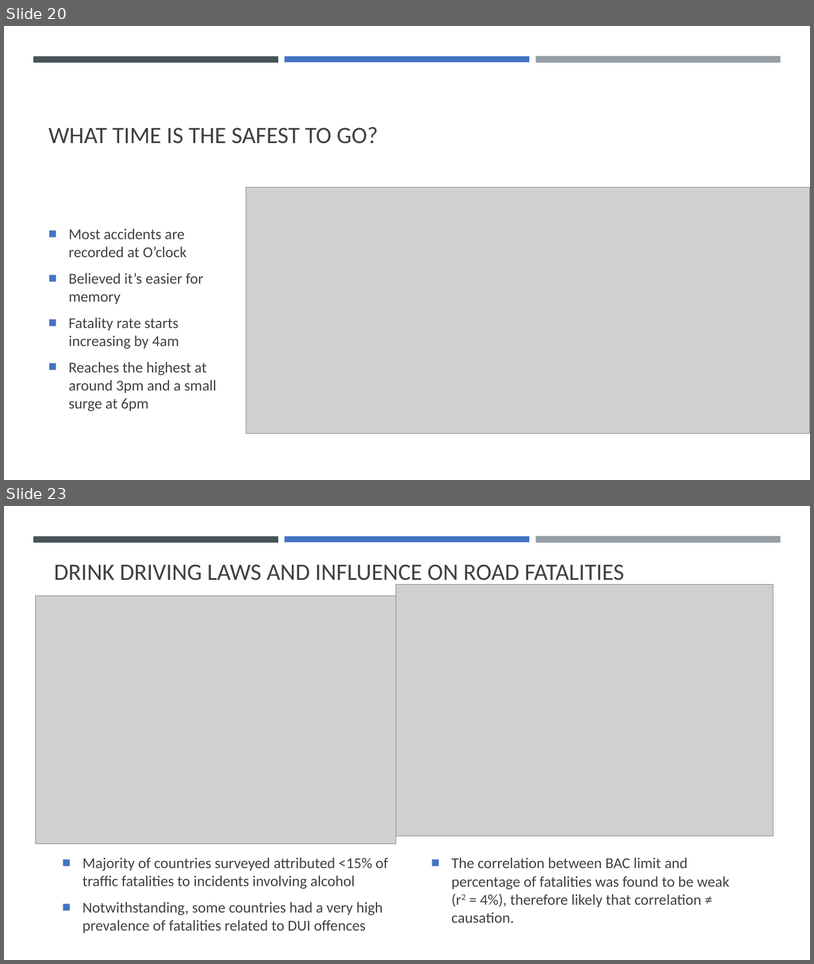
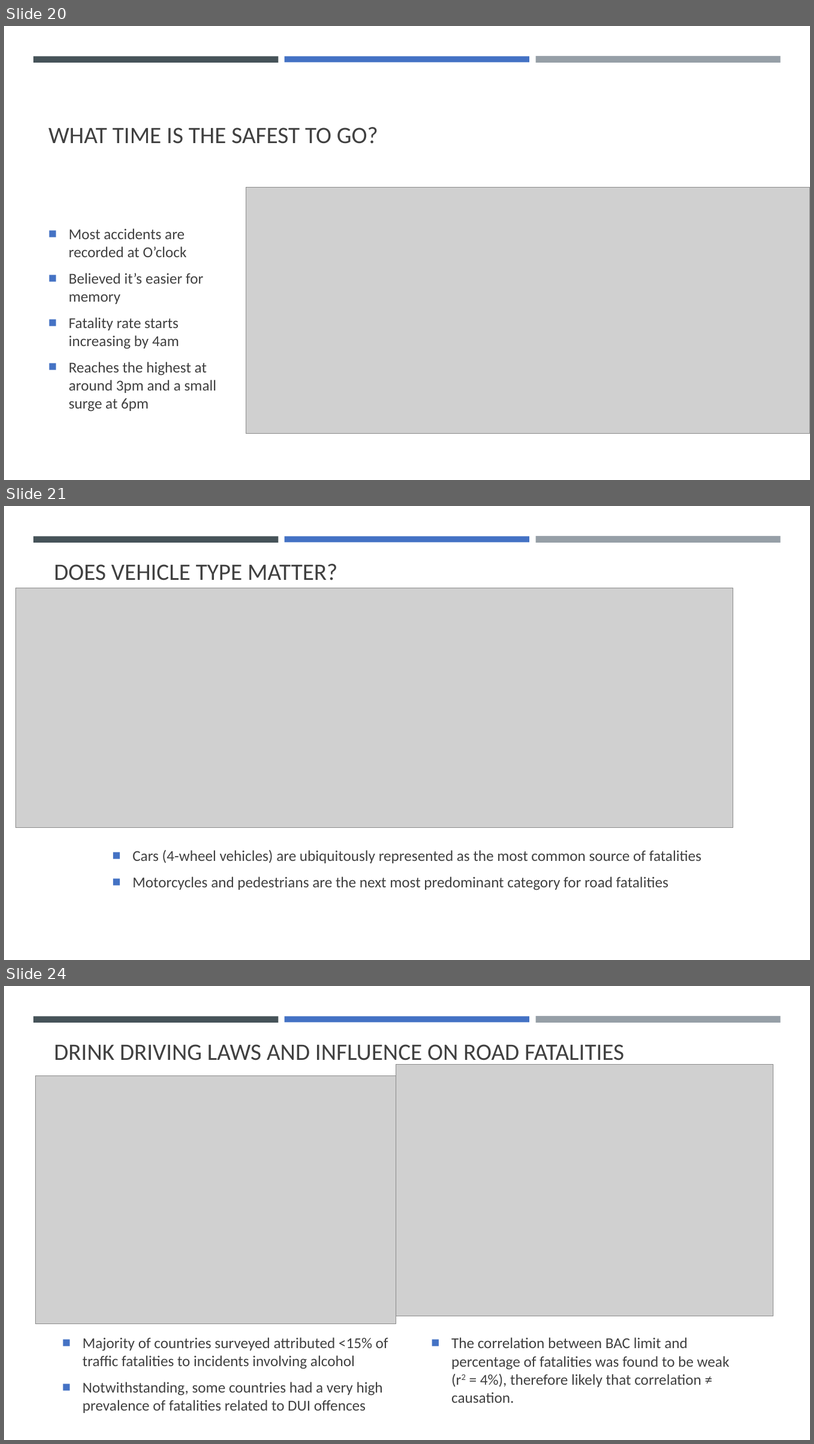
Before and after one commit to cyrusauyeungc/Project_01, a slide deck: output_data/Presentation.pptx. Shown one above the other, each under a label of ours: slides 20 and 23 before the commit, slides 20, 21 and 24 after it; the slides between them are not shown. The pictures are 814x964 and 814x1444 pixels, drawn with LibreOffice and Linux fonts; fonts in the diff are those of the drawing; grey boxes stand for pictures. Boxes give left, top, right and bottom in pixels: in the first picture for what was removed or moved away, otherwise in the second. Text is boxed around its words. In the diff, an @@ line names an element or a change of style, - is before the commit and + after.

```diff
--- a/output_data/Presentation.pptx
+++ b/output_data/Presentation.pptx
@@ slide 21 added at (x1=4, y1=506, x2=810, y2=960), background #FFFFFF; not listed: 3 template elements that a slide beside it also shows @@
@@ title added at (x1=54, y1=564, x2=338, y2=580), 28 pt, text #404040 @@
+DOES VEHICLE TYPE MATTER?
@@ picture added at (x1=15, y1=588, x2=734, y2=828) @@
@@ text added at (x1=132, y1=850, x2=702, y2=890), 18 pt, text #404040 @@
+■ Cars (4-wheel vehicles) are ubiquitously represented as the most common source of fatalities
+■ Motorcycles and pedestrians are the next most predominant category for road fatalities
@@ what was slide 23 is now slide 24 @@
```
Also in this commit, not shown: 1 slide changed, 1 other slide added, 1 slide removed.
